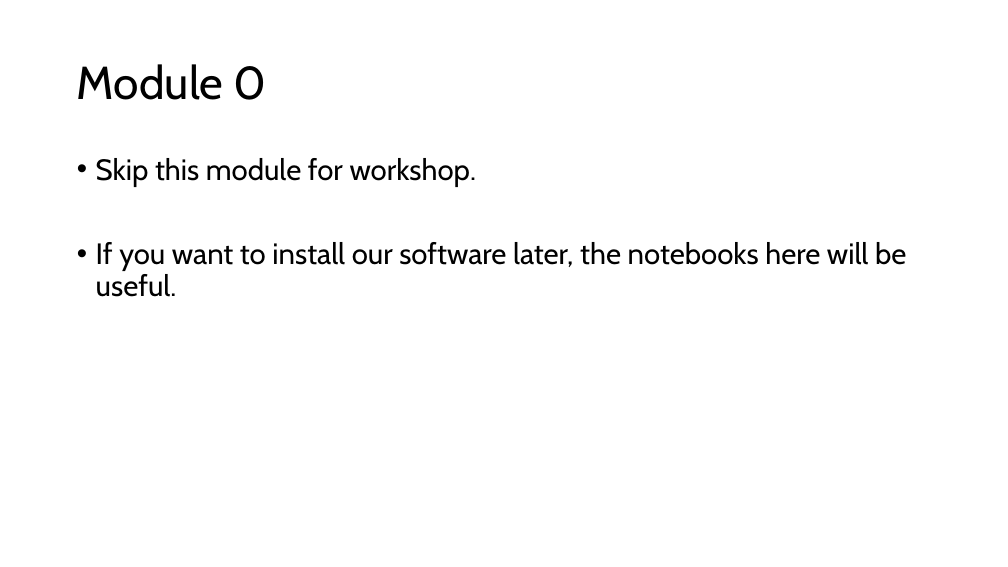
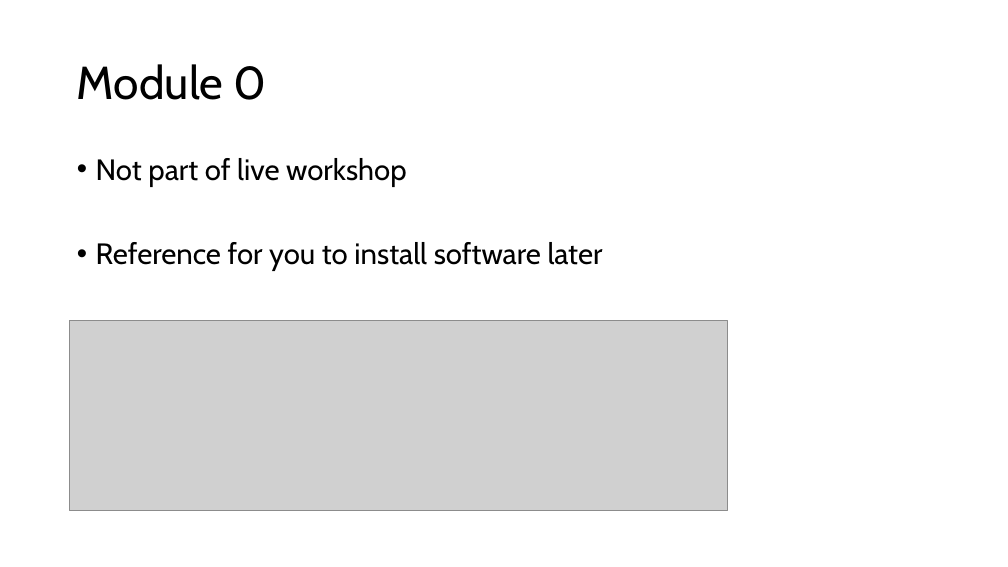
Before and after one commit to shuzhao-li-lab/MANA2024, a slide deck: slide 6 of Slides.pptx (slide 4 before the commit). Drawn at 1008x567 pixels with LibreOffice and Linux fonts; fonts in the diff are those of the drawing; grey boxes stand for pictures. Boxes give left, top, right and bottom in pixels: in the first picture for what was removed or moved away, otherwise in the second. Text is boxed around its words. In the diff, an @@ line names an element or a change of style, - is before the commit and + after.

```diff
--- a/Slides.pptx
+++ b/Slides.pptx
@@ text at <box>96,158,603,271</box>: text changed @@
-• Skip this module for workshop.
-• If you want to install our software later, the notebooks here will be useful.
+• Not part of live workshop
+• Reference for you to install software later
@@ picture added at <box>70,321,728,511</box> @@
```
Also in this commit, not shown: 5 other slides changed, 5 slides added, 1 slide removed.
